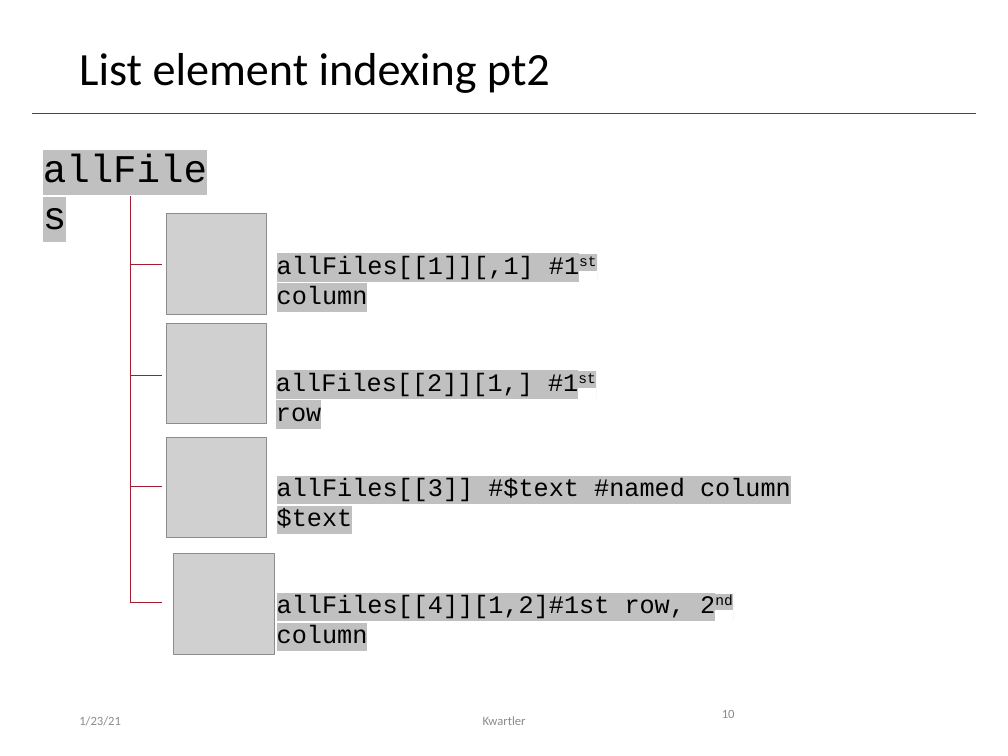
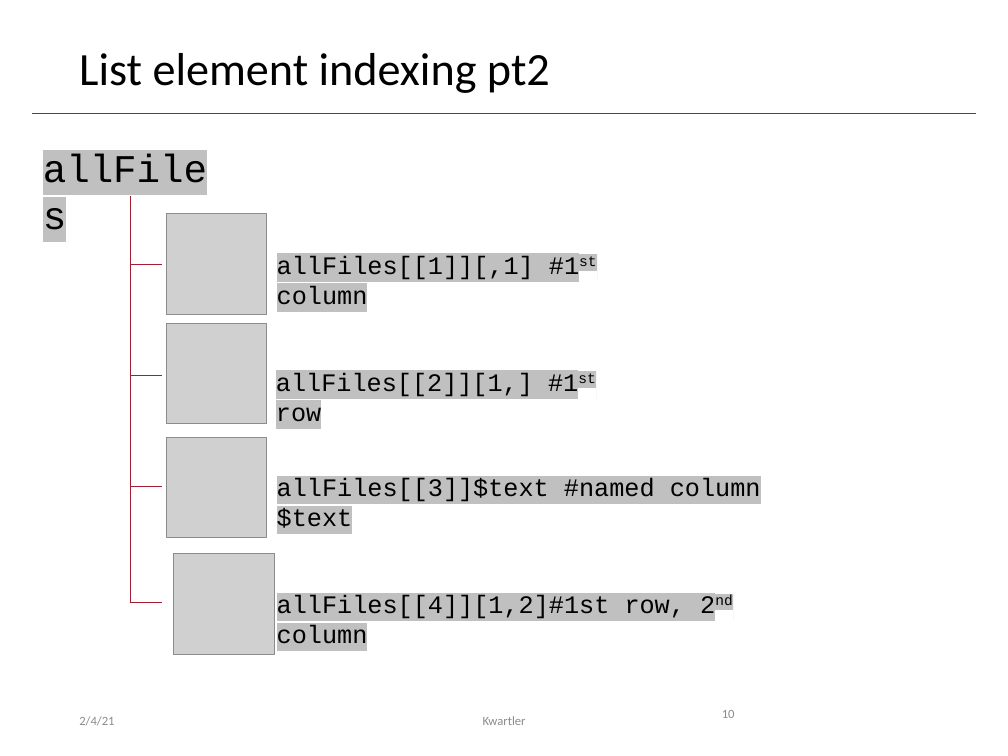
Before and after one commit to kwartler/Harvard_NLP_Student, a slide deck: slide 10 of lessons/B_DataTypes_Strings/Class2C_deailing_w_multipleFiles.pptx. Drawn at 1008x756 pixels with LibreOffice and Linux fonts; fonts in the diff are those of the drawing; grey boxes stand for pictures. Boxes give left, top, right and bottom in pixels: in the first picture for what was removed or moved away, otherwise in the second. Text is boxed around its words. In the diff, an @@ line names an element or a change of style, - is before the commit and + after.

```diff
--- a/lessons/B_DataTypes_Strings/Class2C_deailing_w_multipleFiles.pptx
+++ b/lessons/B_DataTypes_Strings/Class2C_deailing_w_multipleFiles.pptx
@@ text at (277, 478, 761, 535): text changed @@
-allFiles[[3]] #$text #named column $text
+allFiles[[3]]$text #named column $text
@@ text at (79, 716, 114, 725): text changed @@
-1/23/21
+2/4/21
```
Also in this commit, not shown: 10 other slides changed, 3 other files.
